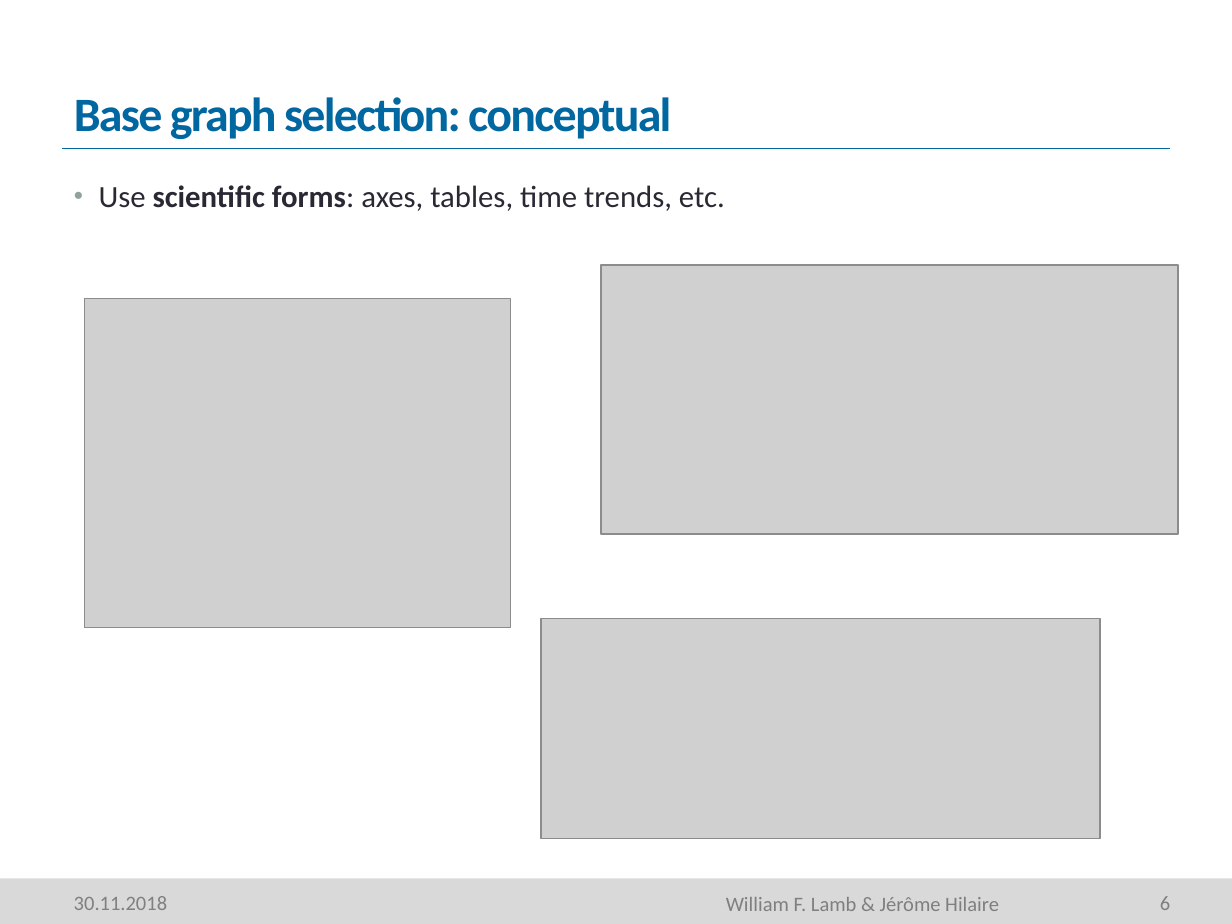
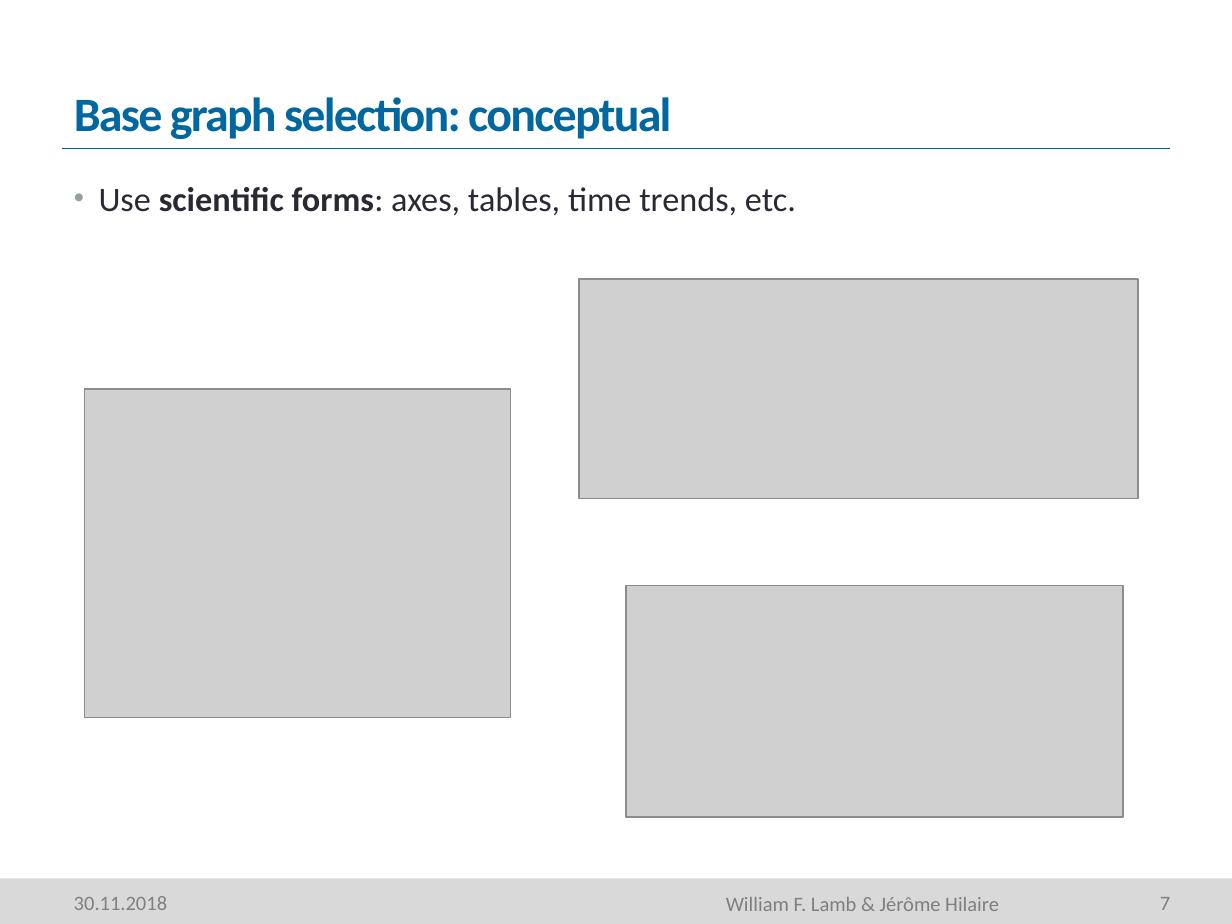
Before and after one commit to mcc-apsis/figures, a slide deck: slide 7 of Resources/Seminar part 1.pptm (slide 6 before the commit). Drawn at 1232x924 pixels with LibreOffice and Linux fonts; fonts in the diff are those of the drawing; grey boxes stand for pictures; background and template pictures are left out. Boxes give left, top, right and bottom in pixels: in the first picture for what was removed or moved away, otherwise in the second. Text is boxed around its words. In the diff, an @@ line names an element or a change of style, - is before the commit and + after.

```diff
--- a/Resources/Seminar part 1.pptm
+++ b/Resources/Seminar part 1.pptm
@@ text "Use scientific forms: axes, tables, ..." at [99, 187, 796, 215]: size 18 to 20 pt @@
@@ picture: place and size @@
-picture at [541, 618, 1100, 839]
+picture at [579, 278, 1138, 499]
@@ picture: place and size @@
-picture at [84, 298, 510, 627]
+picture at [84, 389, 510, 718]
@@ picture: place and size @@
-picture at [601, 265, 1178, 533]
+picture at [626, 585, 1124, 817]
@@ page number at [1160, 897, 1170, 910]: text changed @@
-6
+7
```
Also in this commit, not shown: 12 other slides changed, 9 slides added, 1 slide removed, 5 other files.
